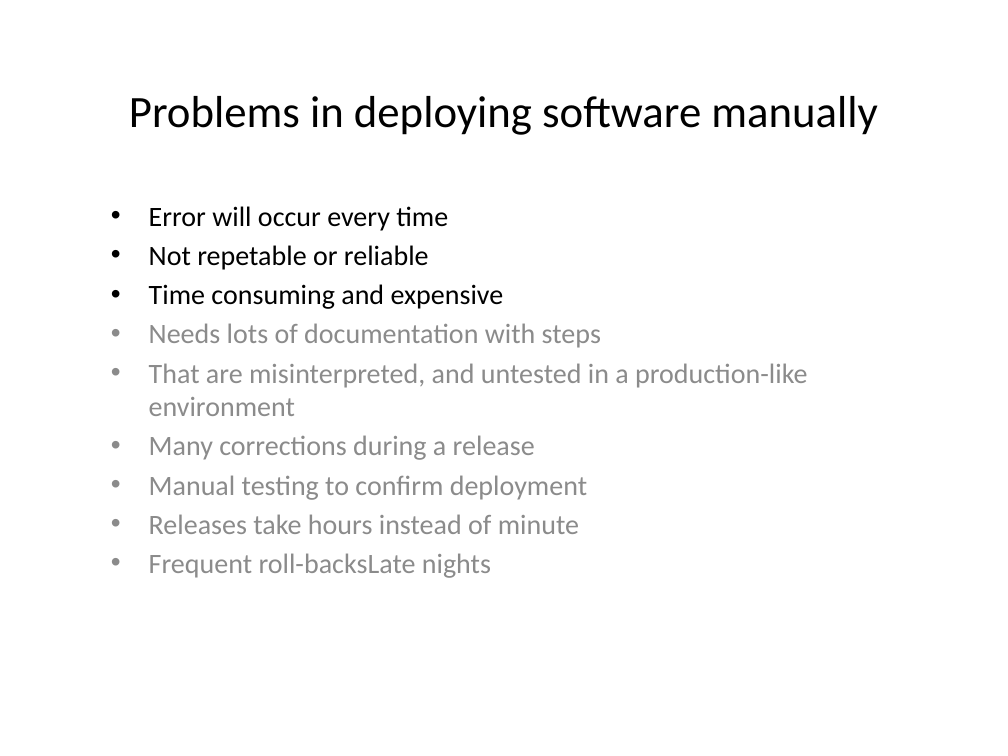
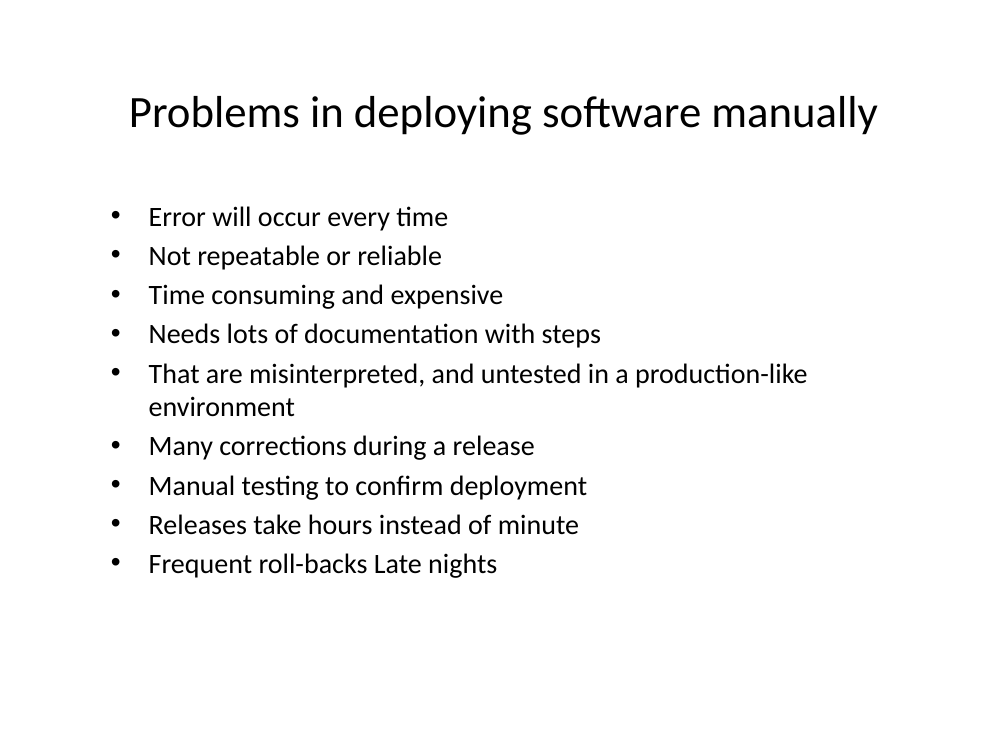
Before and after one commit to tanyas23/CD, a slide deck: slide 3 of CD.pptx (slide 2 before the commit). Drawn at 1008x756 pixels with LibreOffice and Linux fonts; fonts in the diff are those of the drawing. Boxes give left, top, right and bottom in pixels: in the first picture for what was removed or moved away, otherwise in the second. Text is boxed around its words. In the diff, an @@ line names an element or a change of style, - is before the commit and + after.

```diff
--- a/CD.pptx
+++ b/CD.pptx
@@ subtitle at [149,245,442,270]: text changed @@
-• Not repetable or reliable
+• Not repeatable or reliable
@@ subtitle at [149,323,807,535]: text colour #8C8C8C to #000000 in "Needs lots of documentation with steps", "That are misinterpreted, and untested in a ...", "Many corrections during a release", "Manual testing to confirm deployment" and 1 more places @@
@@ subtitle at [149,553,497,578]: text changed; text colour #8C8C8C to #000000 @@
-• Frequent roll-backsLate nights
+• Frequent roll-backs Late nights
```
Also in this commit, not shown: 15 other slides changed, 5 slides added, 4 slides removed.
